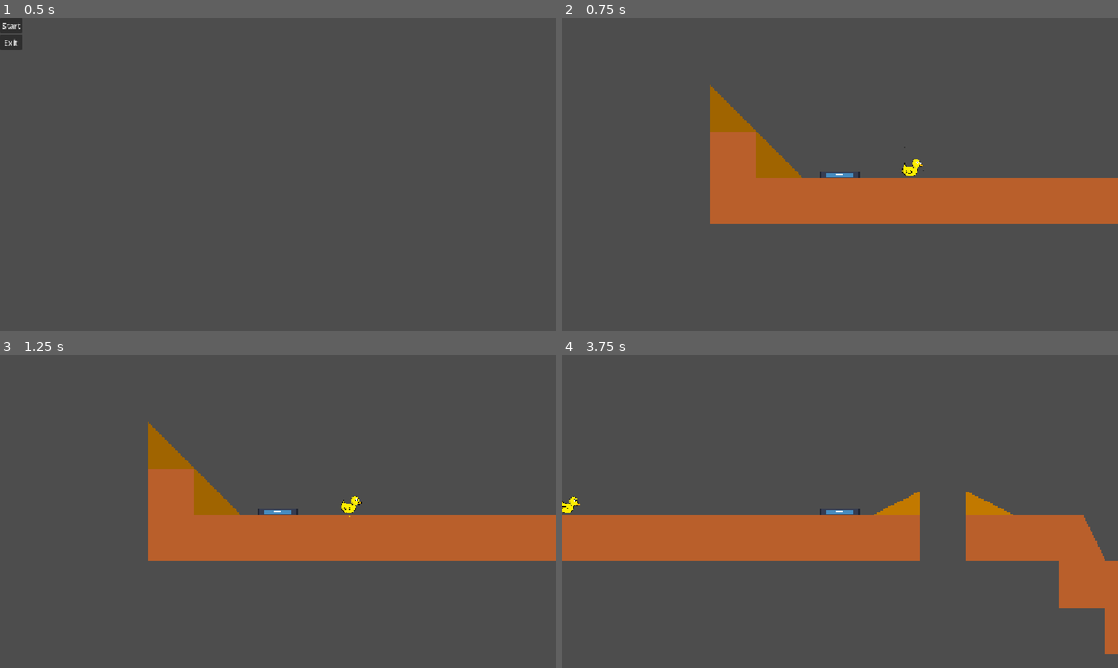
Above: before the commit, frames 1-4 (two rows, left to right).
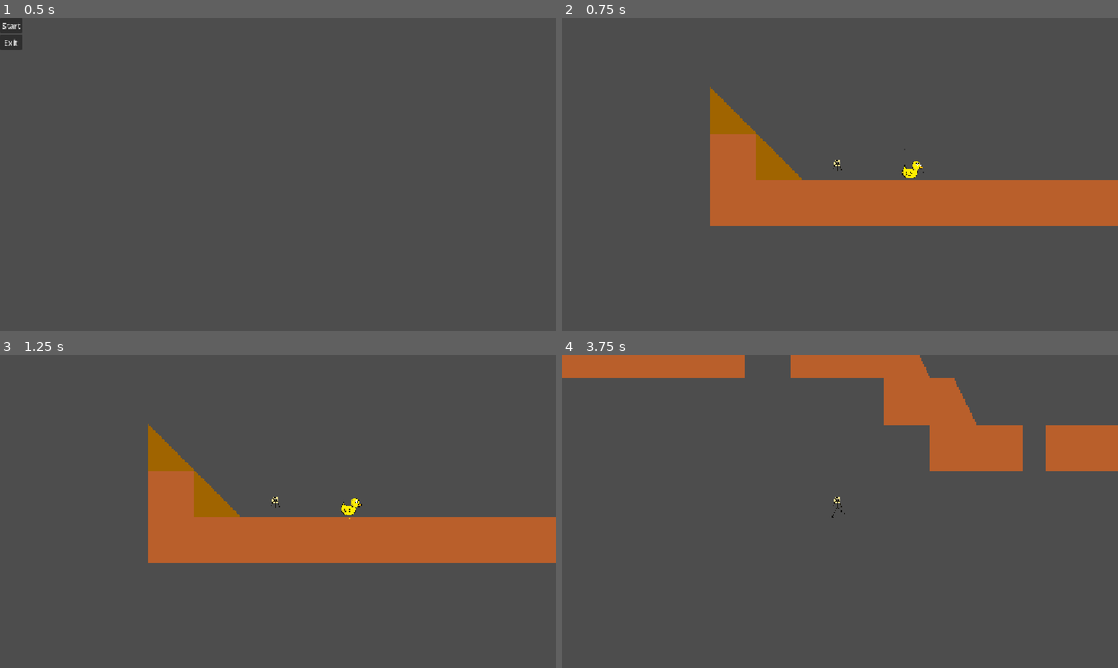
Above: after the commit, the same moments.

Repository: Mareruma/Bounce-Back
Game: Godot game, scene res://Scenes/game.tscn
Two runs of this game, one before a commit and one after it. Both use one fixed random seed, a clock stepped at 60 frames per second and the inputs below. The engine's default icon, where the game draws it, is replaced by a stand-in: a white triangle on a blue panel in a dark square.
Inputs:
- Up to frame 1 (0.5 s): no input
- Up to frame 2 (0.75 s): click "Start" at 0.5 s
- Up to frame 3 (1.25 s): no input
- Up to frame 4 (3.75 s): tap Enter (ui_accept) at 1.25, 1.52, 2.27 s; hold Right (ui_right) 1.28-2.78 s; tap F (kick) every 0.75 s from 1.35 to 3.6 s; hold Left (ui_left) 2.78-3.53 s; hold Right (ui_right) from 3.53 s (still down)

Frame 1 is identical in both runs. In frame 2, 1.3% of the frame differs, in the area x 26-100%, y 21-67%; in frame 3, 1.3%; in frame 4, 26%, in the area x 0-100%, y 0-96%.

Commit message:
animācijas

Diff:
--- a/Scenes/player.tscn
+++ b/Scenes/player.tscn
@@ -1,25 +1,68 @@
 [gd_scene format=3 uid="uid://cbci8hx40y08l"]
 
 [ext_resource type="Script" uid="uid://btcvv870rql0h" path="res://Scripts/player.gd" id="1_cvnsp"]
-[ext_resource type="Texture2D" uid="uid://wafufsn5kn1j" path="res://Assets/icon.svg" id="1_v0iea"]
+[ext_resource type="Texture2D" uid="uid://dqxx82mxnyu7u" path="res://Assets/pixil-frame-0 (4).png" id="2_3smsa"]
+[ext_resource type="Texture2D" uid="uid://btt3hitc27dle" path="res://Assets/pixil-frame-0 (2).png" id="3_8erm5"]
+[ext_resource type="Texture2D" uid="uid://o1pcyeg0utpo" path="res://Assets/pixil-frame-0 (3).png" id="4_f1ek2"]
+[ext_resource type="Texture2D" uid="uid://cym1150q66dd7" path="res://Assets/pixil-frame-0 (5).png" id="5_tx1dd"]
+[ext_resource type="Texture2D" uid="uid://0n6ksgrpgwdp" path="res://Assets/pixil-frame-0 (6).png" id="6_gymyn"]
+[ext_resource type="Texture2D" uid="uid://dll51p7e55t66" path="res://Assets/pixil-frame-0.png" id="7_pu2lt"]
 
-[sub_resource type="RectangleShape2D" id="RectangleShape2D_wp5od"]
-size = Vector2(27.5, 5.125)
+[sub_resource type="SpriteFrames" id="SpriteFrames_wp5od"]
+animations = [{
+"frames": [{
+"duration": 1.0,
+"texture": ExtResource("2_3smsa")
+}],
+"loop": 1,
+"name": &"Idle",
+"speed": 5.0
+}, {
+"frames": [{
+"duration": 1.0,
+"texture": ExtResource("3_8erm5")
+}, {
+"duration": 1.0,
+"texture": ExtResource("4_f1ek2")
+}],
+"loop": 1,
+"name": &"Kick",
+"speed": 5.0
+}, {
+"frames": [{
+"duration": 1.0,
+"texture": ExtResource("5_tx1dd")
+}, {
+"duration": 1.0,
+"texture": ExtResource("6_gymyn")
+}, {
+"duration": 1.0,
+"texture": ExtResource("7_pu2lt")
+}],
+"loop": 1,
+"name": &"Run",
+"speed": 5.0
+}]
+
+[sub_resource type="CapsuleShape2D" id="CapsuleShape2D_3smsa"]
+radius = 4.5
+height = 15.0
 
 [sub_resource type="RectangleShape2D" id="RectangleShape2D_cvnsp"]
-size = Vector2(27, 6)
+size = Vector2(10, 16.5)
 
 [node name="Player" type="CharacterBody2D" unique_id=872753299]
 script = ExtResource("1_cvnsp")
 
-[node name="Sprite2D" type="Sprite2D" parent="." unique_id=1404039295]
-position = Vector2(-0.24999999, 0.375)
-scale = Vector2(0.21484375, 0.03710937)
-texture = ExtResource("1_v0iea")
+[node name="Sprite2D" type="AnimatedSprite2D" parent="." unique_id=638624359]
+position = Vector2(-1.5624993, -2.609375)
+scale = Vector2(0.26367188, 0.26220703)
+sprite_frames = SubResource("SpriteFrames_wp5od")
+animation = &"Idle"
 
 [node name="CollisionShape2D" type="CollisionShape2D" parent="." unique_id=2124131111]
-position = Vector2(-0.24999905, 0)
-shape = SubResource("RectangleShape2D_wp5od")
+position = Vector2(-1.5, -3.5)
+shape = SubResource("CapsuleShape2D_3smsa")
 
 [node name="Camera2D" type="Camera2D" parent="." unique_id=1259623436]
 zoom = Vector2(3, 3)
@@ -27,5 +70,5 @@
 [node name="KickArea" type="Area2D" parent="." unique_id=421994624]
 
 [node name="CollisionShape2D" type="CollisionShape2D" parent="KickArea" unique_id=1879987777]
-position = Vector2(0, 1)
+position = Vector2(1, -3.75)
 shape = SubResource("RectangleShape2D_cvnsp")
--- a/Scripts/player.gd
+++ b/Scripts/player.gd
@@ -6,6 +6,7 @@
 @export var kick_range_offset := 5.0
 #KickArea sprite
 @onready var kick_area = $KickArea
+@onready var anim_sprite: AnimatedSprite2D = $Sprite2D
 
 #Vajag lai butu atsperigs
 #var velocity_before_collision:Vector2;
@@ -13,10 +14,14 @@
 #Vajag lai butu atsperigs (slikts)
 #var jump_count=1.0;
 #var is_jumping=false;
-var facing_direction:=1;
+var facing_direction := 1 ;
 #rigid body ietekmas kaut kas
 @export var push_force := 5.0
 
+var is_kicking:bool = false
+
+func _ready() -> void:
+	anim_sprite.animation_finished.connect(_on_animation_finished)
 
 func kick():
 	for body in kick_area.get_overlapping_bodies():
@@ -43,6 +48,8 @@
 	kick_area.position.x = facing_direction * kick_range_offset
 	if Input.is_action_just_pressed("kick"):
 		kick()
+		if not is_kicking:
+			kick_animation()
 
 	#Iedarbiba uz rigidbody
 	for i in get_slide_collision_count():
@@ -69,4 +76,27 @@
 	else:
 		velocity.x = move_toward(velocity.x, 0, SPEED)
 
+	update_animation(direction)
 	move_and_slide()
+
+func kick_animation():
+	is_kicking = true
+	anim_sprite.play("Kick")
+
+func update_animation(direction: float) -> void:
+	if direction > 0:
+		anim_sprite.flip_h = false
+	elif direction < 0:
+		anim_sprite.flip_h = true
+
+	if is_kicking:
+		return
+
+	if direction != 0:
+		anim_sprite.play("Run")
+	else:
+		anim_sprite.play("Idle")
+
+func _on_animation_finished():
+	if anim_sprite.animation == "kick":
+		is_kicking = false
Not shown, added: Assets/pixil-frame-0 (2).png.import
Not shown, added: Assets/pixil-frame-0 (3).png.import
Not shown, added: Assets/pixil-frame-0 (4).png.import
Not shown, added: Assets/pixil-frame-0 (5).png.import
Not shown, added: Assets/pixil-frame-0 (6).png.import
Not shown, added: Assets/pixil-frame-0.png.import
